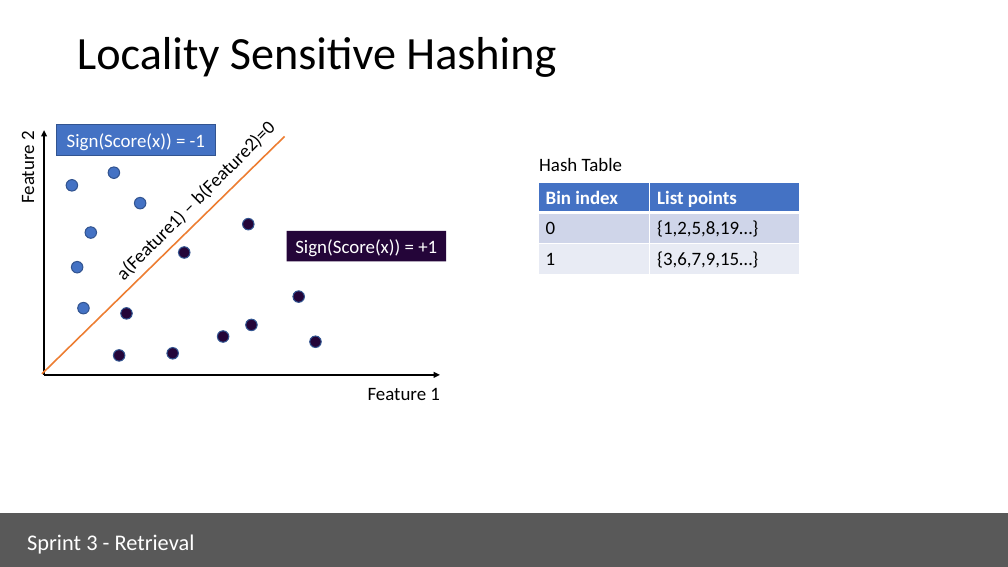
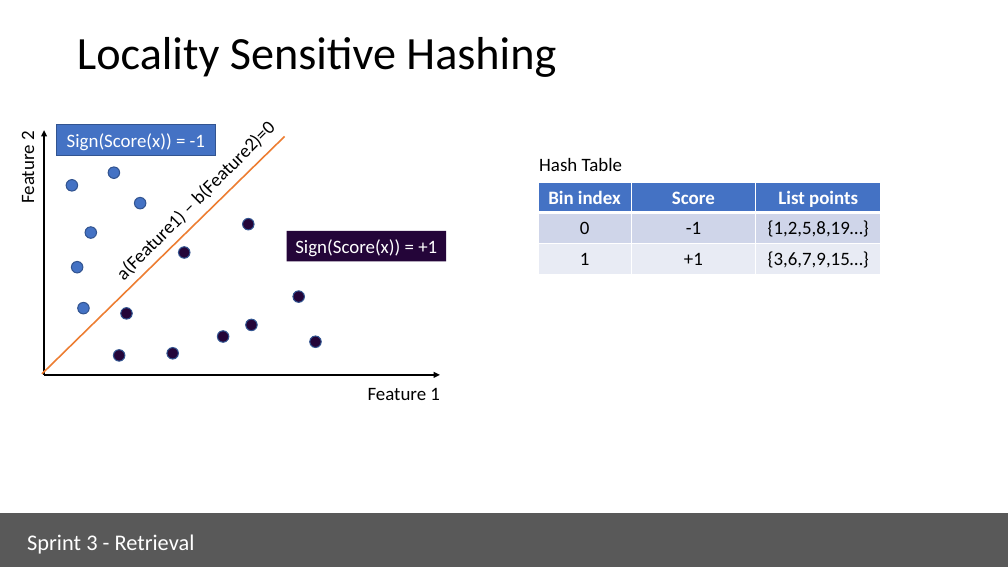
Before and after one commit to ua-dsf/ML_sprint, a slide deck: slide 24 of sprint3_retrieval/module3_retrieval.pptx. Drawn at 1008x567 pixels with LibreOffice and Linux fonts; fonts in the diff are those of the drawing. Boxes give left, top, right and bottom in pixels: in the first picture for what was removed or moved away, otherwise in the second. Text is boxed around its words. In the diff, an @@ line names an element or a change of style, - is before the commit and + after.

```diff
--- a/sprint3_retrieval/module3_retrieval.pptx
+++ b/sprint3_retrieval/module3_retrieval.pptx
@@ table at (538,182,881,274) @@
+column 2: Score | -1 | +1
@@ table: place and size @@
-table at (538,182,799,274)
+table at (538,182,881,274)
```
Also in this commit, not shown: 3 other slides changed, 11 other files.
